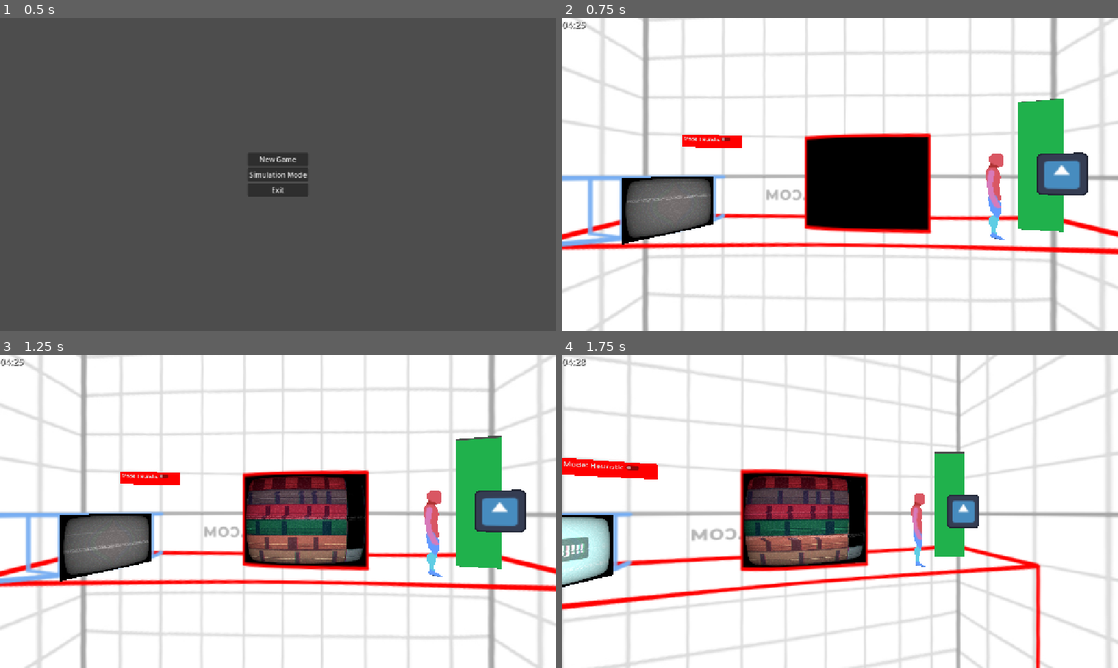
Above: before the commit, frames 1-4 (two rows, left to right).
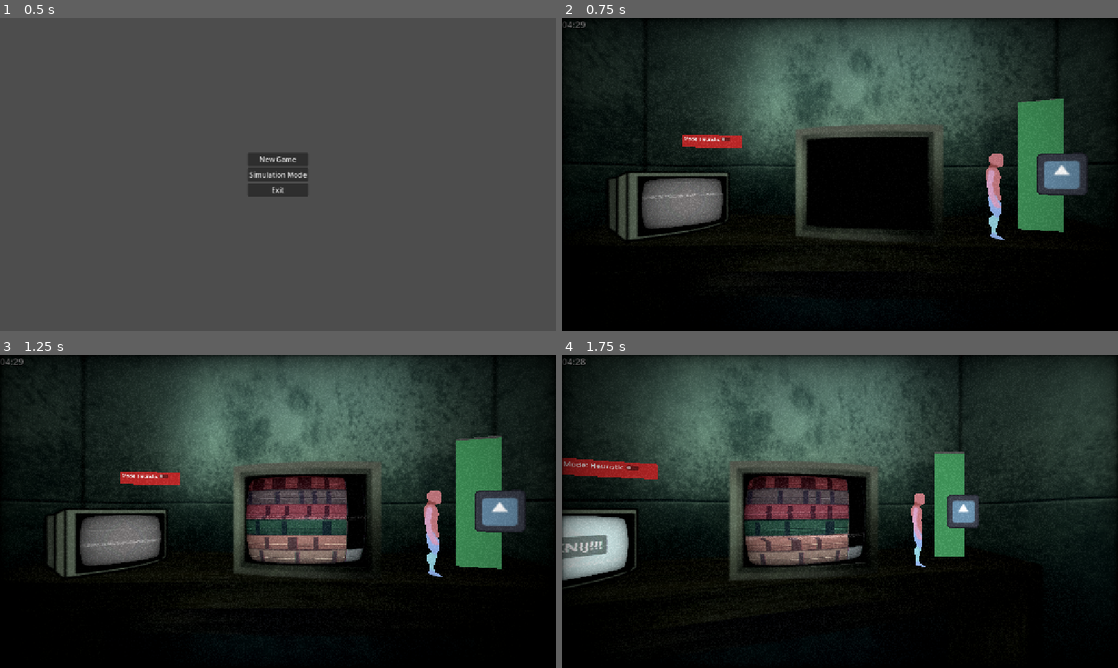
Above: after the commit, the same moments.

Repository: grinrix/Uplift-Enterprise
Game: Godot game, scene res://MainMenu.tscn
Two runs of this game, one before a commit and one after it. Both use one fixed random seed, a clock stepped at 60 frames per second and the inputs below. The engine's default icon, where the game draws it, is replaced by a stand-in: a white triangle on a blue panel in a dark square.
Inputs (mouse positions are in pixels of both pictures, inside the frame that each line leads up to):
- Up to frame 1 (0.5 s): no input
- Up to frame 2 (0.75 s): click "New Game" at 0.5 s
- Up to frame 3 (1.25 s): no input
- Up to frame 4 (1.75 s): move the mouse to (962, 495) at 1.27 s; hold Up (ui_up) from 1.28 s (still down); click (962, 495) at 1.42 s

Frame 1 is identical in both runs. In frame 2, 92% of the frame differs, in the area x 0-100%, y 0-100%; in frame 3, 93%; in frame 4, 94%.

Commit message:
nowa textura

Diff:
--- a/SecurityRoom3D.tscn
+++ b/SecurityRoom3D.tscn
@@ -10,6 +10,7 @@
 [ext_resource type="PackedScene" uid="uid://csqtiun7r24b2" path="res://generator.tscn" id="6_240jw"]
 [ext_resource type="PackedScene" uid="uid://yopusshe38f5" path="res://MinigameManager.tscn" id="8_0ek2n"]
 [ext_resource type="Script" uid="uid://dcpi3lwmepkqb" path="res://LaptopPanel.gd" id="10_6y15s"]
+[ext_resource type="Shader" uid="uid://ol4bnpvkdj0g" path="res://crt_effect.gdshader" id="11_68c40"]
 
 [sub_resource type="SphereMesh" id="SphereMesh_n7fyb"]
 radius = 10.0
@@ -48,6 +49,30 @@
 [sub_resource type="ViewportTexture" id="ViewportTexture_p4yuy"]
 viewport_path = NodePath("Hardware/GameViewport")
 
+[sub_resource type="ShaderMaterial" id="ShaderMaterial_pu2df"]
+shader = ExtResource("11_68c40")
+shader_parameter/overlay = false
+shader_parameter/scanlines_opacity = 0.0
+shader_parameter/scanlines_width = 0.5
+shader_parameter/grille_opacity = 0.0
+shader_parameter/resolution = Vector2(8000, 6000)
+shader_parameter/pixelate = false
+shader_parameter/roll = false
+shader_parameter/roll_speed = 8.0
+shader_parameter/roll_size = 0.0
+shader_parameter/roll_variation = 0.10000000149012
+shader_parameter/distort_intensity = 0.05
+shader_parameter/noise_opacity = 0.4
+shader_parameter/noise_speed = 5.0
+shader_parameter/static_noise_intensity = 0.06
+shader_parameter/aberration = 4.7499999933364734e-08
+shader_parameter/brightness = 1.0
+shader_parameter/discolor = true
+shader_parameter/warp_amount = 0.0
+shader_parameter/clip_warp = false
+shader_parameter/vignette_intensity = 0.4
+shader_parameter/vignette_opacity = 0.5
+
 [node name="SecurityRoom3D" type="Node3D"]
 script = ExtResource("1_vapsd")
 
@@ -97,7 +122,7 @@
 label_settings = SubResource("LabelSettings_p4yuy")
 
 [node name="MonitorScreen2" type="Sprite3D" parent="."]
-transform = Transform3D(0.18149671, 0, 0.28159815, 0, 0.395, 0, -0.3564533, 0, 0.14338242, -5.597652, -1.0345541, -6.9426107)
+transform = Transform3D(0.30641776, 0, 0.20312089, 0, 0.39499998, 0, -0.257115, 0, 0.24207005, -5.783754, -1.0345541, -7.6905575)
 transparent = false
 texture = SubResource("ViewportTexture_vapsd")
 script = ExtResource("5_0ek2n")
@@ -163,3 +188,13 @@
 grow_horizontal = 2
 grow_vertical = 2
 script = ExtResource("10_6y15s")
+
+[node name="PostProcessing" type="CanvasLayer" parent="."]
+
+[node name="CRTShader" type="ColorRect" parent="PostProcessing"]
+material = SubResource("ShaderMaterial_pu2df")
+anchors_preset = 15
+anchor_right = 1.0
+anchor_bottom = 1.0
+grow_horizontal = 2
+grow_vertical = 2
Binary file added: Assets/WallTexture.png
Not shown, added: Assets/WallTexture.png.import
Binary file changed: Assets/panoramatest.png
Binary file added: Assets/test.png
Not shown, added: Assets/test.png.import
Not shown: 1 places in SecurityRoom3D.tscn that only renumber resources
Not shown, added: Assets/MAP.clip
Not shown, added: Assets/panoramatest.clip
Not shown, added: Assets/walltexture.clip
